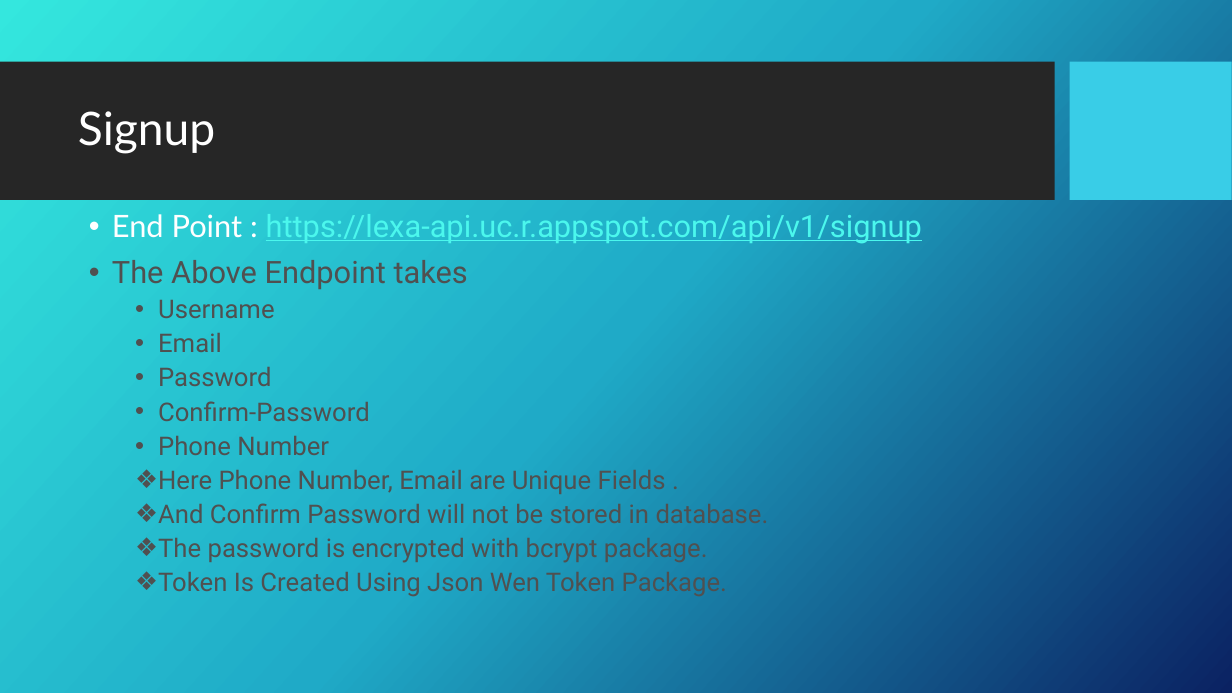
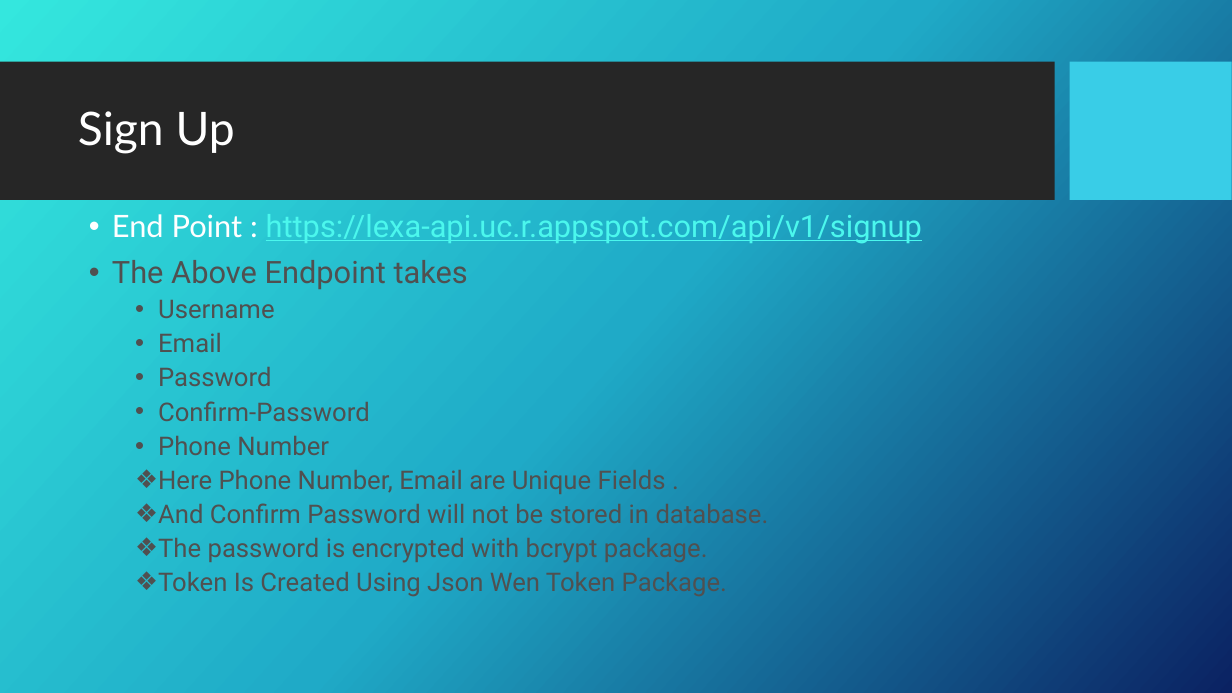
Before and after one commit to praveennagaraj97/e-commerce-using-react-and-express, a slide deck: slide 2 of Docs/API/user.pptx. Drawn at 1232x693 pixels with LibreOffice and Linux fonts; fonts in the diff are those of the drawing; background and template pictures are left out. Boxes give left, top, right and bottom in pixels: in the first picture for what was removed or moved away, otherwise in the second. Text is boxed around its words. In the diff, an @@ line names an element or a change of style, - is before the commit and + after.

```diff
--- a/Docs/API/user.pptx
+++ b/Docs/API/user.pptx
@@ title at (x1=78, y1=111, x2=235, y2=154): text changed @@
-Signup
+Sign Up
```
Also in this commit, not shown: 1 slide added.
